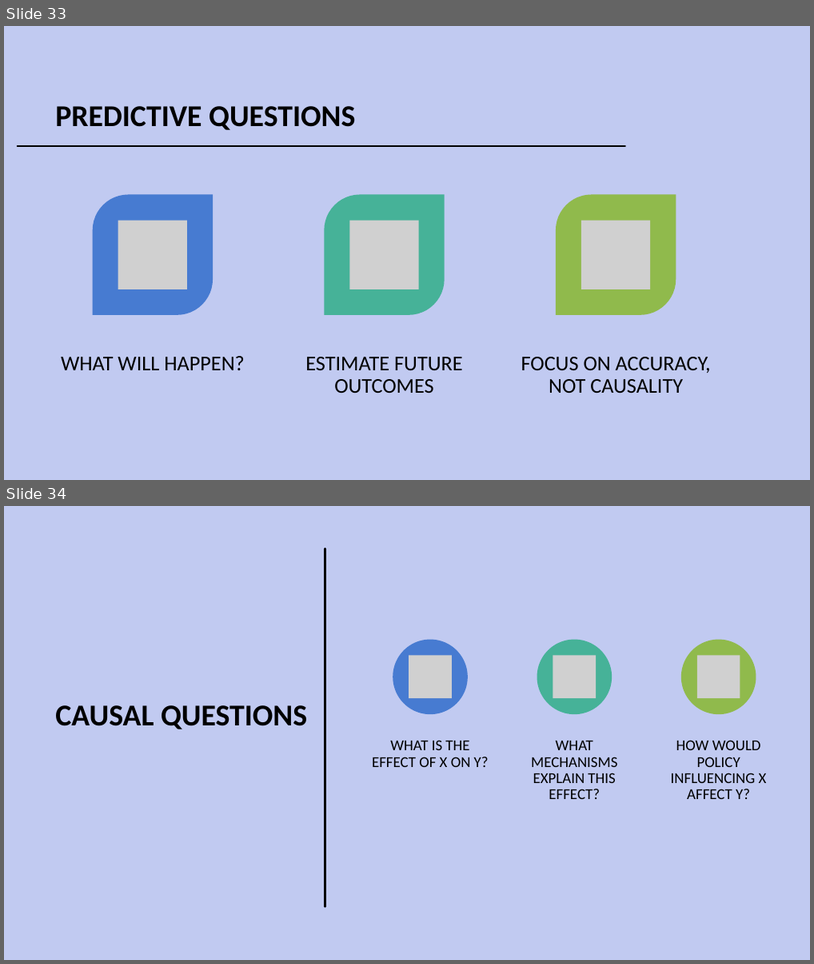
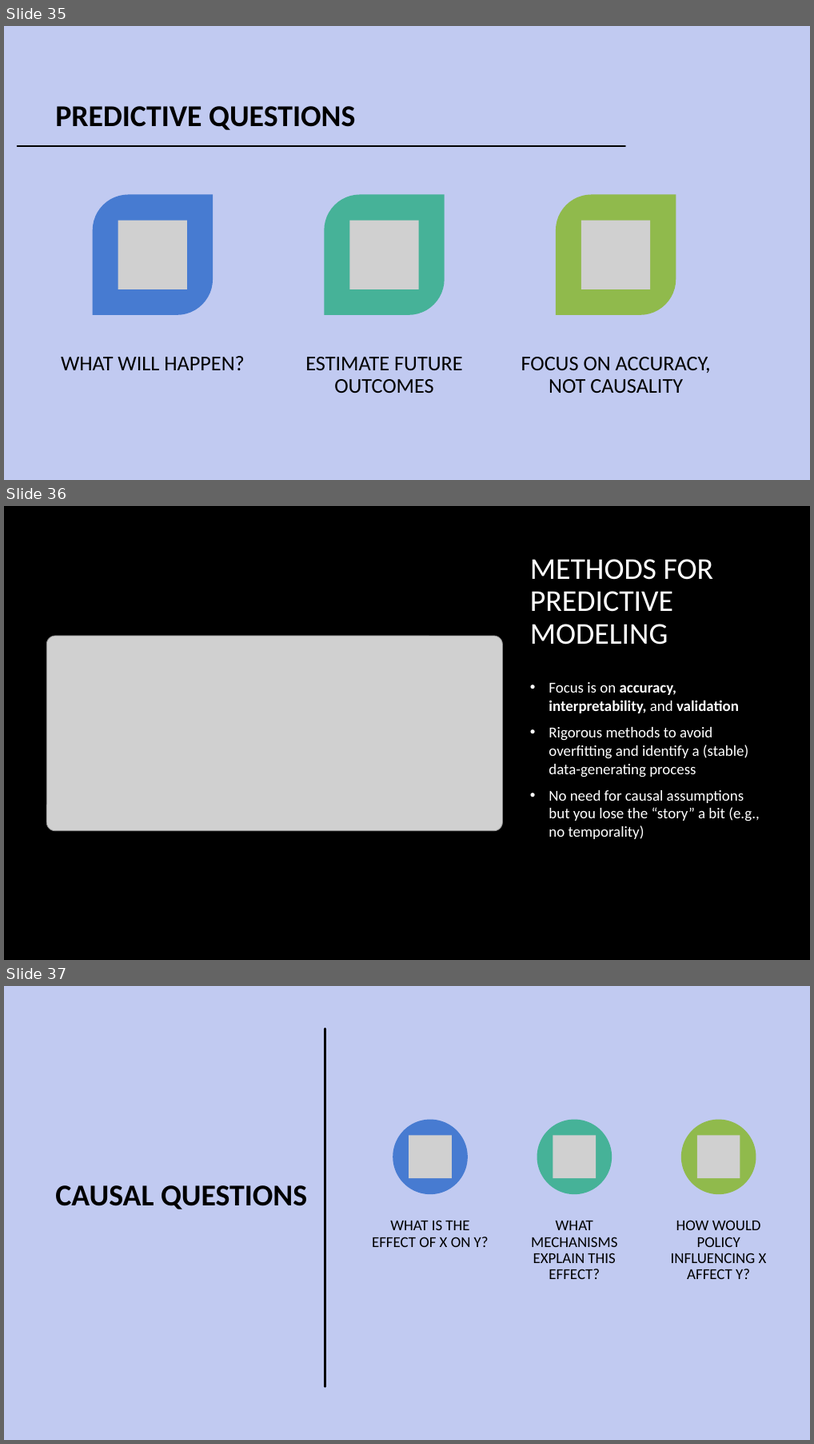
Before and after one commit to alex-hoagland/HAD5744, a slide deck: Lecture01_Introduction/Lecture1_Frameworks.pptx. Shown one above the other, each under a label of ours: slides 33 and 34 before the commit, slides 35, 36 and 37 after it. The pictures are 814x964 and 814x1444 pixels, drawn with LibreOffice and Linux fonts; fonts in the diff are those of the drawing; grey boxes stand for pictures; background and template pictures are left out. Boxes give left, top, right and bottom in pixels: in the first picture for what was removed or moved away, otherwise in the second. Text is boxed around its words. In the diff, an @@ line names an element or a change of style, - is before the commit and + after.

```diff
--- a/Lecture01_Introduction/Lecture1_Frameworks.pptx
+++ b/Lecture01_Introduction/Lecture1_Frameworks.pptx
@@ slide 36 added at (x1=4, y1=506, x2=810, y2=960), background picture (left out) @@
@@ title added at (x1=530, y1=559, x2=714, y2=644), 36 pt, text #FFFFFF @@
+METHODS FOR PREDICTIVE MODELING
@@ picture added at (x1=47, y1=636, x2=503, y2=830) @@
@@ text added at (x1=549, y1=682, x2=759, y2=839), 18 pt, text #FFFFFF @@
+• Focus is on accuracy, interpretability, and validation
+• Rigorous methods to avoid overfitting and identify a (stable) data-generating process
+• No need for causal assumptions but you lose the “story” a bit (e.g., no temporality)
@@ what was slide 33 is now slide 35 @@
@@ what was slide 34 is now slide 37 @@
```
Also in this commit, not shown: 15 slides changed, 8 other slides added, 4 slides removed, 1 other file.
